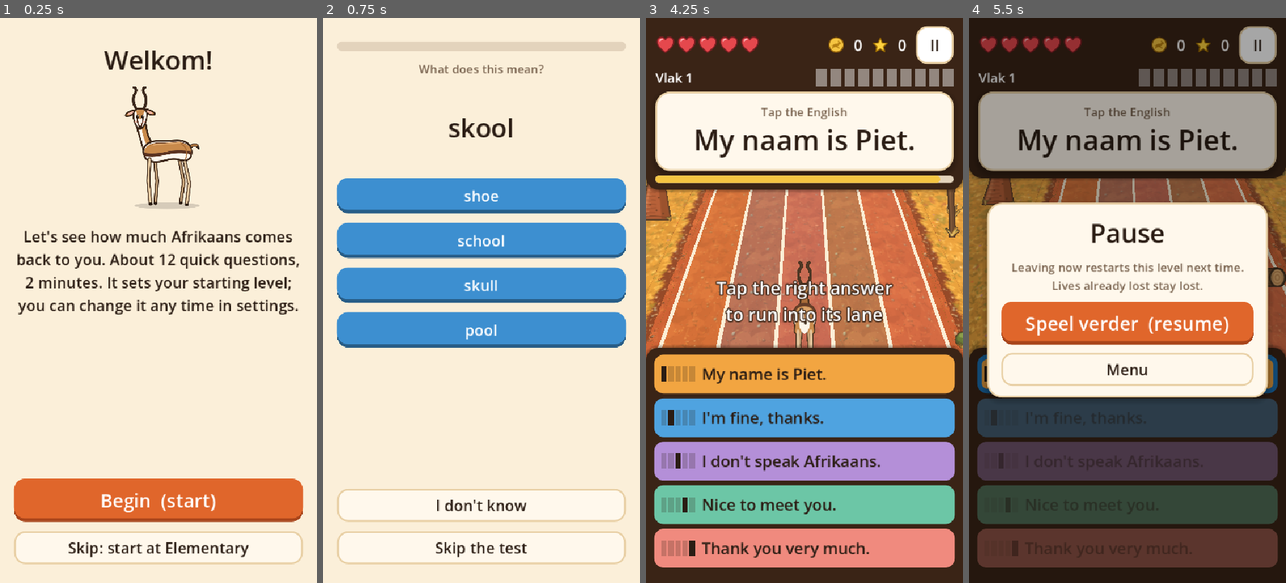
Above: before the commit, frames 1-4 (left to right).
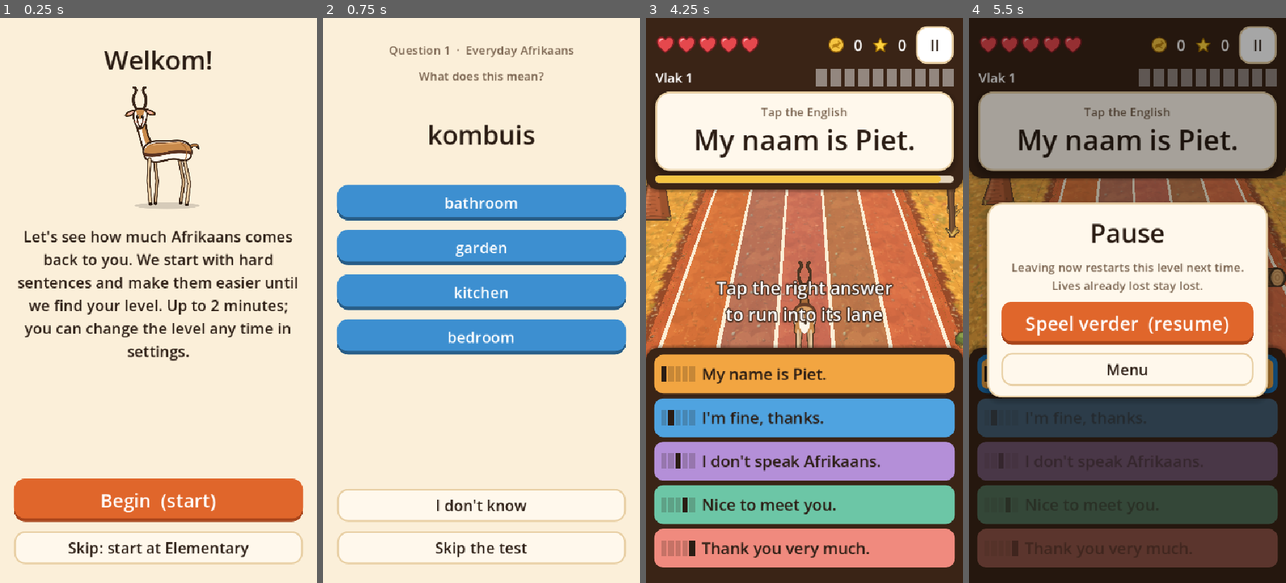
Above: after the commit, the same moments.

Repository: poesklap/bokspring
Game: Godot game, scene res://src/main.tscn
Two runs of this game, one before a commit and one after it. Both use one fixed random seed, a clock stepped at 60 frames per second and the inputs below.
Inputs (mouse positions are in pixels of both pictures, inside the frame that each line leads up to):
- Up to frame 1 (0.25 s): no input
- Up to frame 2 (0.75 s): click "Begin (start)" at 0.5 s
- Up to frame 3 (4.25 s): click "Skip the test" at 1.25 s; click "Speel (play)" at 2 s; click "II" at 2.75 s; click "II" at 3.5 s
- Up to frame 4 (5.5 s): click (1127, 373) at 4.27 s; click "II" at 5 s

The runs differ from the first frame. In frame 1, 4.1% of the frame differs, in the area x 5-95%, y 41-61%; in frame 2, 16%, in the area x 4-96%, y 4-60%; in frame 3, less than 0.1%; in frame 4, nothing differs.

Commit message:
Sentence support: near-miss wrong answers, tier-4 unlock with progress, hard-first placement test using sentences, sentences early for placed learners
Co-Authored-By: Claude Opus 5.5 <noreply@anthropic.com>

Diff:
--- a/src/content/content_loader.gd
+++ b/src/content/content_loader.gd
@@ -8,7 +8,8 @@
 const KINDS := ["word", "phrase"]
 const POS := ["noun", "verb", "adjective", "adverb", "interjection", "phrase", "number",
 	"pronoun", "preposition", "conjunction", "determiner", "numeral", "article"]
-const MAX_ANSWER_LEN := 28
+const MAX_ANSWER_LEN := 28       # words: they appear on answer buttons
+const MAX_SENTENCE_LEN := 140    # phrases / sentences
 const MAX_EXAMPLE_LEN := 60
 
 
@@ -101,6 +102,10 @@
 		"placement": placement, "tips": tips}
 
 
+static func _max_len(it: Dictionary) -> int:
+	return MAX_SENTENCE_LEN if str(it.get("kind", "")) == "phrase" else MAX_ANSWER_LEN
+
+
 static func validate_item(it: Dictionary, unit_id: int) -> Array:
 	var e: Array = []
 	for k in REQUIRED:
@@ -115,8 +120,22 @@
 		var v := str(it[k]).strip_edges()
 		if v == "":
 			e.append("empty '%s'" % k)
-		elif v.length() > MAX_ANSWER_LEN:
-			e.append("'%s' longer than %d chars" % [k, MAX_ANSWER_LEN])
+		elif v.length() > _max_len(it):
+			e.append("'%s' longer than %d chars" % [k, _max_len(it)])
+	# Hand-written near-miss wrong answers (sentences): exactly 4, none equal to the answer.
+	for pair in [["wrongEn", "en"], ["wrongAf", "af"]]:
+		if not it.has(pair[0]):
+			continue
+		var w = it[pair[0]]
+		if not w is Array or w.size() != 4:
+			e.append("'%s' must be an array of 4" % pair[0])
+			continue
+		var seen := {str(it[pair[1]]).to_lower(): true}
+		for x in w:
+			var t := str(x).strip_edges()
+			if t == "" or t.length() > _max_len(it) or seen.has(t.to_lower()):
+				e.append("'%s' has an empty, too long or duplicate entry: %s" % [pair[0], t])
+			seen[t.to_lower()] = true
 	for k in ["exampleAf", "exampleEn"]:
 		if it.has(k) and str(it[k]).length() > MAX_EXAMPLE_LEN:
 			e.append("'%s' too long" % k)
--- a/src/dev/shot.gd
+++ b/src/dev/shot.gd
@@ -18,6 +18,9 @@
 	main.show_placement(false)
 	await _wait(0.5)
 	await _snap("02_placement")
+	main.screen._begin()
+	await _wait(0.4)
+	await _snap("02b_placement_q1")
 	main.show_settings()
 	await _wait(0.5)
 	await _snap("03_settings")
--- a/src/engine/challenge_gen.gd
+++ b/src/engine/challenge_gen.gd
@@ -18,20 +18,32 @@
 	var chars := 0
 	for o in options:
 		chars += str(o).length()
-	var ms := 2200.0 + 70.0 * prompt.length() + 20.0 * chars
+	# Reading time: the prompt plus a skim of every option.
+	var ms := 2200.0 + 70.0 * prompt.length() + 22.0 * chars
 	ms *= BOX_TIME_FACTOR[clampi(box, 1, 5) - 1]
 	ms /= maxf(speed, 0.1)
-	return clampi(int(ms), 2000, 10000)
+	return clampi(int(ms), 2000, 20000)
 
 
 static func build(item: Dictionary, type: String, pool: Array, lanes: int,
 		similarity: float, box: int, speed: float, rng: RandomNumberGenerator,
 		challenge_id: String) -> Dictionary:
 	var direction := Distractors.EN_AF if type == TYPE_EN_AF else Distractors.AF_EN
-	var wrong := Distractors.pick(item, pool, lanes - 1, direction, similarity, rng)
 	var options: Array = [Distractors.answer_text(item, direction)]
-	for w in wrong:
-		options.append(Distractors.answer_text(w, direction))
+	# Sentences carry hand-written near-misses (wrong tense, lost negation, ...).
+	var near: Array = item.get("wrongEn" if direction == Distractors.AF_EN else "wrongAf", [])
+	near = near.duplicate()
+	Distractors.shuffle(near, rng)
+	for w in near:
+		if options.size() >= lanes:
+			break
+		if not options.has(str(w)):
+			options.append(str(w))
+	if options.size() < lanes:
+		for w in Distractors.pick(item, pool, lanes - options.size(), direction, similarity, rng):
+			var t := Distractors.answer_text(w, direction)
+			if not options.has(t):
+				options.append(t)
 	var correct_text: String = options[0]
 	Distractors.shuffle(options, rng)
 	var prompt := Distractors.prompt_text(item, direction)
--- a/src/engine/difficulty.gd
+++ b/src/engine/difficulty.gd
@@ -24,12 +24,12 @@
 	},
 	INTERMEDIATE: {
 		"label": "Intermediate", "startUnit": 2, "maxUnlockedUnit": 3,
-		"speed": 1.15, "lanes": 5, "similarity": 0.75,
+		"speed": 1.15, "lanes": 5, "similarity": 0.75, "sentencesEarly": true,
 		"reverseFromBox": 2, "reverseChance": 0.5,
 	},
 	ADVANCED: {
 		"label": "Advanced", "startUnit": 3, "maxUnlockedUnit": 4,
-		"speed": 1.3, "lanes": 5, "similarity": 0.95,
+		"speed": 1.3, "lanes": 5, "similarity": 0.95, "sentencesEarly": true,
 		"reverseFromBox": 2, "reverseChance": 0.6,
 	},
 }
--- a/src/engine/engine.gd
+++ b/src/engine/engine.gd
@@ -77,10 +77,19 @@
 	return {}
 
 
+## Hardest sentence tier that may be introduced now. Advanced (matric) learners
+## get everything; others unlock tier 4 once tier 3 sentences are known.
+func max_sentence_tier() -> int:
+	if str(progress.difficulty) == Difficulty.ADVANCED:
+		return 4
+	return Scheduler.max_new_tier(items_in_order, progress.cards)
+
+
 func start_round(size: int = 10) -> void:
 	Progress.roll_day(progress, today)
 	var ids := Scheduler.select(items_in_order, progress.cards, unlocked_units(),
-		int(profile().startUnit), today, int(progress.daily.newCount), size)
+		int(profile().startUnit), today, int(progress.daily.newCount), size,
+		max_sentence_tier(), bool(profile().get("sentencesEarly", false)))
 	session = RoundSession.new(ids)
 	_round_xp = 0
 	_current = {}
--- a/src/engine/placement.gd
+++ b/src/engine/placement.gd
@@ -1,25 +1,35 @@
 extends RefCounted
-## Adaptive placement test: about 12 questions. Starts with basic words and
-## steps up a tier after 2 correct in a row; steps down after 2 wrong at a tier.
-## Result: the highest tier answered with >= 60% accuracy (min 2 asked),
-## mapped to Beginner / Elementary / Intermediate / Advanced.
+## Adaptive placement test that starts HARD and falls back.
+## It begins at the top tier (Grade 11-12 Home Language sentences). At each
+## tier it asks up to QUESTIONS_PER_TIER questions: PASS_RIGHT correct places
+## the learner at that tier; FAIL_WRONG wrong drops one tier. Failing tier 1
+## still places at Beginner.
+##   tier 4 -> Advanced      (Grade 11-12 HL sentences)
+##   tier 3 -> Intermediate  (Grade 8-9 HL sentences)
+##   tier 2 -> Elementary    (everyday words and short phrases)
+##   tier 1 -> Beginner      (basics)
 
 const Distractors = preload("res://src/engine/distractors.gd")
 const Difficulty = preload("res://src/engine/difficulty.gd")
 
-const LENGTH := 12
 const MAX_TIER := 4
+const QUESTIONS_PER_TIER := 4
+const PASS_RIGHT := 3
+const FAIL_WRONG := 2
+const LENGTH := MAX_TIER * QUESTIONS_PER_TIER   # worst case
 
 var bank := {1: [], 2: [], 3: [], 4: []}
 var rng: RandomNumberGenerator
-var tier := 1
+var tier := MAX_TIER
 var asked := 0
-var run_right := 0
-var wrong_at_tier := 0
-var per_tier := {1: [0, 0], 2: [0, 0], 3: [0, 0], 4: [0, 0]}  # [correct, asked]
+var right_here := 0
+var wrong_here := 0
+var placed_tier := 0      # 0 = still testing
+var history: Array = []   # [tier, correct]
 var current: Dictionary = {}
 
 
+## questions: [{id, tier, prompt, options, correctIndex}] (see build_bank()).
 func _init(questions: Array, random: RandomNumberGenerator) -> void:
 	rng = random
 	for q in questions:
@@ -27,77 +37,80 @@
 		bank[t].append(q)
 	for t in bank:
 		Distractors.shuffle(bank[t], rng)
+	# Start at the hardest tier that actually has questions.
+	while tier > 1 and bank[tier].is_empty():
+		tier -= 1
+
+
+## Placement bank: basic questions (placement.json) for tiers 1-2, and the
+## game's own sentences for tiers 3-4, with their near-miss wrong answers.
+static func build_bank(placement_questions: Array, items: Array) -> Array:
+	var out: Array = []
+	for q in placement_questions:
+		if int(q.get("tier", 1)) <= 2:
+			out.append(q)
+	for it in items:
+		if str(it.get("kind", "")) != "phrase" or int(it.get("tier", 1)) < 3:
+			continue
+		var wrong: Array = it.get("wrongEn", [])
+		if wrong.size() < 3:
+			continue
+		out.append({"id": "pl_" + str(it.id), "tier": int(it.tier), "prompt": str(it.af),
+			"options": [str(it.en), str(wrong[0]), str(wrong[1]), str(wrong[2])], "correctIndex": 0})
+	return out
 
 
 func is_done() -> bool:
-	return asked >= LENGTH or _no_questions_left()
-
-
-func _no_questions_left() -> bool:
-	for t in bank:
-		if not bank[t].is_empty():
-			return false
-	return true
+	return placed_tier > 0
 
 
 ## Returns a challenge-shaped dictionary, or {} when the test is over.
 func next_question() -> Dictionary:
 	if is_done():
 		return {}
-	var t := tier
-	# If this tier has run out, use the nearest tier that still has questions.
-	var order := [t, t - 1, t + 1, t - 2, t + 2, t - 3, t + 3]
-	for cand in order:
-		if bank.has(cand) and not bank[cand].is_empty():
-			t = cand
-			break
-	var q: Dictionary = bank[t].pop_front()
+	if bank[tier].is_empty():
+		# Ran out at this tier without deciding: settle on the evidence.
+		_place(tier if right_here >= wrong_here and right_here > 0 else maxi(1, tier - 1))
+		return {}
+	var q: Dictionary = bank[tier].pop_front()
 	var options: Array = q.options.duplicate()
 	var correct_text: String = options[int(q.correctIndex)]
 	Distractors.shuffle(options, rng)
 	current = {
 		"id": str(q.id), "type": "translate_af_en", "prompt": str(q.prompt),
 		"promptAudio": str(q.prompt), "options": options,
-		"correctIndex": options.find(correct_text), "itemId": str(q.id), "tier": t,
+		"correctIndex": options.find(correct_text), "itemId": str(q.id), "tier": tier,
 	}
 	return current
 
 
 func answer(correct: bool) -> void:
-	if current.is_empty():
+	if current.is_empty() or is_done():
 		return
-	var t := int(current.tier)
 	asked += 1
-	per_tier[t][1] += 1
+	history.append([tier, correct])
+	current = {}
 	if correct:
-		per_tier[t][0] += 1
-		run_right += 1
-		wrong_at_tier = 0
-		if run_right >= 2 and tier < MAX_TIER:
-			tier += 1
-			run_right = 0
+		right_here += 1
 	else:
-		run_right = 0
-		wrong_at_tier += 1
-		if wrong_at_tier >= 2 and tier > 1:
+		wrong_here += 1
+	if right_here >= PASS_RIGHT:
+		_place(tier)
+	elif wrong_here >= FAIL_WRONG or right_here + wrong_here >= QUESTIONS_PER_TIER:
+		if tier == 1:
+			_place(1)
+		else:
 			tier -= 1
-			wrong_at_tier = 0
-	current = {}
+			right_here = 0
+			wrong_here = 0
+
+
+func _place(t: int) -> void:
+	placed_tier = clampi(t, 1, MAX_TIER)
 
 
 func result_tier() -> int:
-	var best := 1
-	for t in range(1, MAX_TIER + 1):
-		var c: int = per_tier[t][0]
-		var a: int = per_tier[t][1]
-		if a >= 2 and float(c) / a >= 0.6:
-			best = t
-		elif a == 1 and c == 1 and t > best and t == MAX_TIER:
-			best = t  # reached the top and got it right
-	# Failing the basics means Beginner regardless.
-	if per_tier[1][1] >= 2 and float(per_tier[1][0]) / per_tier[1][1] < 0.6:
-		return 1
-	return best
+	return placed_tier if placed_tier > 0 else 1
 
 
 func result_level() -> String:
--- a/src/engine/scheduler.gd
+++ b/src/engine/scheduler.gd
@@ -16,7 +16,8 @@
 ## items_in_order: content items in teaching order (unit, then file order).
 ## Returns an Array of item ids, length n (may contain repeats if content is thin).
 static func select(items_in_order: Array, cards: Dictionary, unlocked_units: Array,
-		start_unit: int, today: int, new_used_today: int, n: int) -> Array:
+		start_unit: int, today: int, new_used_today: int, n: int, max_new_tier: int = 4,
+		sentences_early: bool = false) -> Array:
 	var unlocked := {}
 	for u in unlocked_units:
 		unlocked[int(u)] = true
@@ -30,7 +31,9 @@
 		if not unlocked.has(int(item.unit)):
 			continue
 		if not cards.has(id):
-			fresh.append(item)
+			# Only sentences are held back by tier; words are always teachable.
+			if str(item.get("kind", "")) != "phrase" or int(item.get("tier", 1)) <= max_new_tier:
+				fresh.append(item)
 			continue
 		var c: Dictionary = cards[id]
 		if int(c.get("lastWrongDay", -1)) >= today - MISTAKE_DAYS and int(c.get("box", 1)) <= 2:
@@ -62,6 +65,17 @@
 		if ka != kb:
 			return ka < kb
 		return int(a.get("tier", 1)) < int(b.get("tier", 1)))
+	# Learners placed at sentence level get new sentences alternating with new
+	# words from the start, instead of only after a unit's words.
+	if sentences_early:
+		var sents: Array = fresh.filter(func(it): return str(it.get("kind", "")) == "phrase")
+		var words: Array = fresh.filter(func(it): return str(it.get("kind", "")) != "phrase")
+		fresh = []
+		while not sents.is_empty() or not words.is_empty():
+			if not sents.is_empty():
+				fresh.append(sents.pop_front())
+			if not words.is_empty():
+				fresh.append(words.pop_front())
 	var new_ids: Array = []
 	var new_cap := maxi(0, DAILY_NEW_LIMIT - new_used_today)
 	for item in fresh:
@@ -89,6 +103,25 @@
 	return out
 
 
+## Sentences get harder as the learner progresses: tier 4 sentences are only
+## introduced once enough tier 3 sentences sit in box 3 or higher.
+const TIER4_AFTER_TIER3_KNOWN := 10
+
+
+static func max_new_tier(items_in_order: Array, cards: Dictionary) -> int:
+	var known := 0
+	var total := 0
+	for item in items_in_order:
+		if str(item.get("kind", "")) != "phrase" or int(item.get("tier", 1)) != 3:
+			continue
+		total += 1
+		if cards.has(item.id) and int(cards[item.id].get("box", 1)) >= 3:
+			known += 1
+	if total == 0 or known >= mini(TIER4_AFTER_TIER3_KNOWN, total):
+		return 4
+	return 3
+
+
 static func _unit_rank(unit: int, start_unit: int) -> int:
 	return unit - start_unit if unit >= start_unit else 100 + unit
 
--- a/src/skins/bokspring/bokspring_skin.gd
+++ b/src/skins/bokspring/bokspring_skin.gd
@@ -134,6 +134,8 @@
 	shown_ms = Time.get_ticks_msec()
 	changed_ms = 0
 	prompt_label.text = str(c.prompt)
+	var plen := str(c.prompt).length()
+	prompt_label.add_theme_font_size_override("font_size", 48 if plen <= 18 else (36 if plen <= 45 else (28 if plen <= 90 else 24)))
 	prompt_hint.text = "Tap the English" if c.type == "translate_af_en" else "Tap the Afrikaans"
 	_pop(prompt_label)
 	_fill_chips(c.options)
@@ -882,7 +884,8 @@
 		row.add_child(_lane_marker(i, options.size()))
 		var l := Label.new()
 		l.text = str(options[i])
-		l.add_theme_font_size_override("font_size", 27)
+		var olen := str(options[i]).length()
+		l.add_theme_font_size_override("font_size", 27 if olen <= 30 else (22 if olen <= 70 else 19))
 		l.add_theme_color_override("font_color", Style.TEXT)
 		l.vertical_alignment = VERTICAL_ALIGNMENT_CENTER
 		l.size_flags_horizontal = Control.SIZE_EXPAND_FILL
--- a/src/ui/placement_screen.gd
+++ b/src/ui/placement_screen.gd
@@ -1,5 +1,6 @@
 extends Control
-## Skippable adaptive placement test (~12 questions, about 2 minutes).
+## Skippable adaptive placement test: starts with the hardest sentences and
+## falls back level by level (see src/engine/placement.gd).
 ## Skipping sets Elementary: the learner has studied Afrikaans before.
 
 const U = preload("res://src/ui/ui_util.gd")
@@ -30,7 +31,7 @@
 	var hero := U.icon("res://assets/springbok/hero.svg", 220)
 	hero.size_flags_horizontal = Control.SIZE_SHRINK_CENTER
 	box.add_child(hero)
-	U.label(box, "Let's see how much Afrikaans comes back to you. About 12 quick questions, 2 minutes. It sets your starting level; you can change it any time in settings.", "", true)
+	U.label(box, "Let's see how much Afrikaans comes back to you. We start with hard sentences and make them easier until we find your level. Up to 2 minutes; you can change the level any time in settings.", "", true)
 	U.spacer(box)
 	U.button(box, "Begin  (start)", _begin)
 	U.button(box, "Skip: start at Elementary", func(): _finish(Difficulty.ELEMENTARY), "GhostButton")
@@ -39,7 +40,7 @@
 func _begin() -> void:
 	var rng := RandomNumberGenerator.new()
 	rng.randomize()
-	test = Placement.new(Game.content.placement, rng)
+	test = Placement.new(Placement.build_bank(Game.content.placement, Game.content.items), rng)
 	_next()
 
 
@@ -49,20 +50,21 @@
 		_result()
 		return
 	_reset()
-	var bar := ProgressBar.new()
-	bar.max_value = Placement.LENGTH
-	bar.value = test.asked
-	bar.show_percentage = false
-	bar.custom_minimum_size = Vector2(0, 16)
-	box.add_child(bar)
+	var level_names := {4: "Grade 11–12 sentences", 3: "Grade 8–9 sentences", 2: "Everyday Afrikaans", 1: "The basics"}
+	U.label(box, "Question %d  ·  %s" % [test.asked + 1, level_names[int(q.tier)]], "MutedLabel", true)
 	U.label(box, "What does this mean?", "MutedLabel", true)
-	var p := U.label(box, str(q.prompt), "TitleLabel", true)
+	var p := U.label(box, str(q.prompt), "TitleLabel" if str(q.prompt).length() <= 30 else "", true)
+	if str(q.prompt).length() > 30:
+		p.add_theme_font_size_override("font_size", 30 if str(q.prompt).length() <= 90 else 26)
 	p.custom_minimum_size = Vector2(0, 140)
 	p.vertical_alignment = VERTICAL_ALIGNMENT_CENTER
 	Game.speak(str(q.promptAudio))
 	for i in q.options.size():
 		var idx: int = i
-		U.button(box, str(q.options[i]), func(): _answer(idx), "SecondaryButton")
+		var b := U.button(box, str(q.options[i]), func(): _answer(idx), "SecondaryButton")
+		b.autowrap_mode = TextServer.AUTOWRAP_WORD_SMART
+		if str(q.options[i]).length() > 30:
+			b.add_theme_font_size_override("font_size", 22)
 	U.spacer(box)
 	U.button(box, "I don't know", func(): _answer(-1), "GhostButton")
 	U.button(box, "Skip the test", func(): _finish(Difficulty.ELEMENTARY), "GhostButton")
@@ -84,8 +86,8 @@
 	var blurb := {
 		"beginner": "We'll start with the basics at a gentle pace.",
 		"elementary": "Around Grade 7–9 level, at a steady pace.",
-		"intermediate": "Around Grade 10–11: faster, trickier wrong answers.",
-		"advanced": "Matric level: quick pace and close look-alikes.",
+		"intermediate": "Grade 8–9 Home Language sentences from the start, with harder ones as you master them.",
+		"advanced": "Grade 11–12 Home Language sentences, quick pace and close look-alikes.",
 	}
 	U.label(box, blurb[level], "MutedLabel", true)
 	U.spacer(box)
--- a/tests/test_distractors.gd
+++ b/tests/test_distractors.gd
@@ -121,3 +121,18 @@
 	for dir in [D.AF_EN, D.EN_AF]:
 		var picked := D.pick(a, [a, b, c], 2, dir, 1.0, _rng())
 		t.ok(not picked.map(func(i): return i.id).has("w_ekskuus"), "ekskuus never a wrong answer for jammer (%s)" % dir)
+
+
+func test_sentences_use_hand_written_near_misses() -> void:
+	var s := _item("p_s", "Hy het nie gekom nie.", "He did not come.", "negation", "phrase", "phrase")
+	s["wrongEn"] = ["He came.", "He is not coming.", "He will not come.", "She did not come."]
+	s["wrongAf"] = ["Hy het gekom.", "Hy kom nie.", "Hy het nie gekom.", "Sy het nie gekom nie."]
+	var other := _item("p_o", "Ons eet.", "We eat.", "x", "phrase", "phrase")
+	for seed in 10:
+		var c := ChallengeGen.build(s, ChallengeGen.TYPE_AF_EN, [s, other], 5, 0.5, 1, 1.0, _rng(seed), "c")
+		t.eq(c.options.size(), 5, "5 options")
+		t.eq(c.options[c.correctIndex], "He did not come.", "correct")
+		t.ok(not c.options.has("We eat."), "near-misses fill the lanes first")
+		var r := ChallengeGen.build(s, ChallengeGen.TYPE_EN_AF, [s, other], 5, 0.5, 1, 1.0, _rng(seed), "c")
+		t.eq(r.options[r.correctIndex], "Hy het nie gekom nie.", "reverse correct")
+		t.ok(r.options.has("Hy het nie gekom."), "Afrikaans near-miss used")
--- a/tests/test_progress_engine.gd
+++ b/tests/test_progress_engine.gd
@@ -132,44 +132,51 @@
 	t.ok(c2.isNew, "more new words offered after fast wins")
 
 
-func test_placement_strong_player_reaches_advanced() -> void:
-	var qs := _placement_bank()
+func _run_placement(knows_up_to: int, seed_value := 5) -> Placement:
 	var rng := RandomNumberGenerator.new()
-	rng.seed = 5
-	var pt := Placement.new(qs, rng)
-	var n := 0
-	while not pt.is_done():
+	rng.seed = seed_value
+	var pt := Placement.new(_placement_bank(), rng)
+	var guard := 0
+	while not pt.is_done() and guard < 40:
 		var q := pt.next_question()
 		if q.is_empty():
 			break
 		t.ok(q.options[q.correctIndex] == "right", "correct index tracks shuffle")
-		pt.answer(true)
-		n += 1
-	t.eq(n, 12, "12 questions")
-	t.eq(pt.result_level(), "advanced", "all right -> advanced")
+		pt.answer(int(q.tier) <= knows_up_to)
+		guard += 1
+	return pt
 
 
-func test_placement_weak_player_is_beginner() -> void:
+func test_placement_starts_with_the_hardest_tier() -> void:
 	var rng := RandomNumberGenerator.new()
-	rng.seed = 5
 	var pt := Placement.new(_placement_bank(), rng)
-	while not pt.is_done():
-		if pt.next_question().is_empty():
-			break
-		pt.answer(false)
-	t.eq(pt.result_level(), "beginner", "all wrong -> beginner")
+	t.eq(int(pt.next_question().tier), 4, "first question is tier 4")
 
 
-func test_placement_middle_player() -> void:
-	var rng := RandomNumberGenerator.new()
-	rng.seed = 9
-	var pt := Placement.new(_placement_bank(), rng)
-	while not pt.is_done():
-		var q := pt.next_question()
-		if q.is_empty():
-			break
-		pt.answer(int(q.tier) <= 2)  # knows tiers 1-2 only
-	t.eq(pt.result_level(), "elementary", "knows basics -> elementary")
+func test_placement_strong_player_placed_fast_at_advanced() -> void:
+	var pt := _run_placement(4)
+	t.eq(pt.result_level(), "advanced", "all right -> advanced")
+	t.eq(pt.asked, 3, "three right answers settle it")
+
+
+func test_placement_falls_back_tier_by_tier() -> void:
+	t.eq(_run_placement(3).result_level(), "intermediate", "knows tier 3")
+	t.eq(_run_placement(2).result_level(), "elementary", "knows tier 2")
+	t.eq(_run_placement(1).result_level(), "beginner", "knows tier 1")
+	var weak := _run_placement(0)
+	t.eq(weak.result_level(), "beginner", "knows nothing -> beginner")
+	t.ok(weak.asked <= Placement.LENGTH, "bounded length")
+
+
+func test_placement_bank_uses_sentences_for_upper_tiers() -> void:
+	var pq := [{"id": "q1", "tier": 1, "prompt": "hond", "options": ["dog", "a", "b", "c"], "correctIndex": 0},
+		{"id": "q4", "tier": 4, "prompt": "old", "options": ["x", "a", "b", "c"], "correctIndex": 0}]
+	var items := [{"id": "p_s", "kind": "phrase", "tier": 3, "af": "Hy het nie gekom nie.", "en": "He did not come.",
+		"wrongEn": ["He came.", "He is not coming.", "He will not come.", "She did not come."]}]
+	var bank := Placement.build_bank(pq, items)
+	t.eq(bank.size(), 2, "tier 1 question + one sentence (old tier 4 question dropped)")
+	t.eq(bank[1].prompt, "Hy het nie gekom nie.", "sentence prompt")
+	t.eq(bank[1].options[0], "He did not come.", "answer first before shuffle")
 
 
 func _placement_bank() -> Array:
--- a/tests/test_scheduler_round.gd
+++ b/tests/test_scheduler_round.gd
@@ -122,3 +122,47 @@
 	r.next_item(); r.record(false)
 	t.eq(r.combo, 0, "combo reset on mistake")
 	t.eq(r.best_combo, 5, "best combo kept")
+
+
+func _phrases(n: int, tier: int, prefix: String) -> Array:
+	var out: Array = []
+	for i in n:
+		out.append({"id": "p_%s_%02d" % [prefix, i], "unit": 1, "tier": tier, "kind": "phrase"})
+	return out
+
+
+func test_tier4_sentences_wait_until_tier3_known() -> void:
+	var t3 := _phrases(12, 3, "a")
+	var t4 := _phrases(8, 4, "b")
+	var items := t3 + t4
+	t.eq(Scheduler.max_new_tier(items, {}), 3, "nothing known yet: tier 3 only")
+	var ids := Scheduler.select(items, {}, [1], 1, 100, 0, 10, Scheduler.max_new_tier(items, {}))
+	for id in ids:
+		t.ok(id.begins_with("p_a_"), "no tier 4 yet: %s" % id)
+	var cards := {}
+	for i in 9:
+		cards[t3[i].id] = {"box": 3, "dueDay": 200, "lastWrongDay": -1}
+	t.eq(Scheduler.max_new_tier(items, cards), 3, "9 known: still 3")
+	cards[t3[9].id] = {"box": 4, "dueDay": 200, "lastWrongDay": -1}
+	t.eq(Scheduler.max_new_tier(items, cards), 4, "10 known: tier 4 opens")
+	var later := Scheduler.select(items, cards, [1], 1, 100, 0, 10, 4)
+	var has4 := false
+	for id in later:
+		if id.begins_with("p_b_"):
+			has4 = true
+	t.ok(has4, "tier 4 sentences now introduced")
+
+
+func test_tier_gate_never_blocks_words() -> void:
+	var words: Array = [{"id": "w_hard", "unit": 1, "tier": 4, "kind": "word"}]
+	var ids := Scheduler.select(words, {}, [1], 1, 100, 0, 1, 3)
+	t.eq(ids, ["w_hard"], "tier 4 word still taught")
+
+
+func test_sentence_level_learners_get_sentences_from_the_start() -> void:
+	var items := _items(10) + _phrases(5, 3, "s")
+	var normal := Scheduler.select(items, {}, [1], 1, 100, 0, 10, 4, false)
+	for id in normal:
+		t.ok(id.begins_with("w_"), "words first normally: %s" % id)
+	var early := Scheduler.select(items, {}, [1], 1, 100, 0, 10, 4, true)
+	t.ok(early.has("p_s_00") and early.has("w_1_00"), "sentences and words mixed: %s" % str(early))
